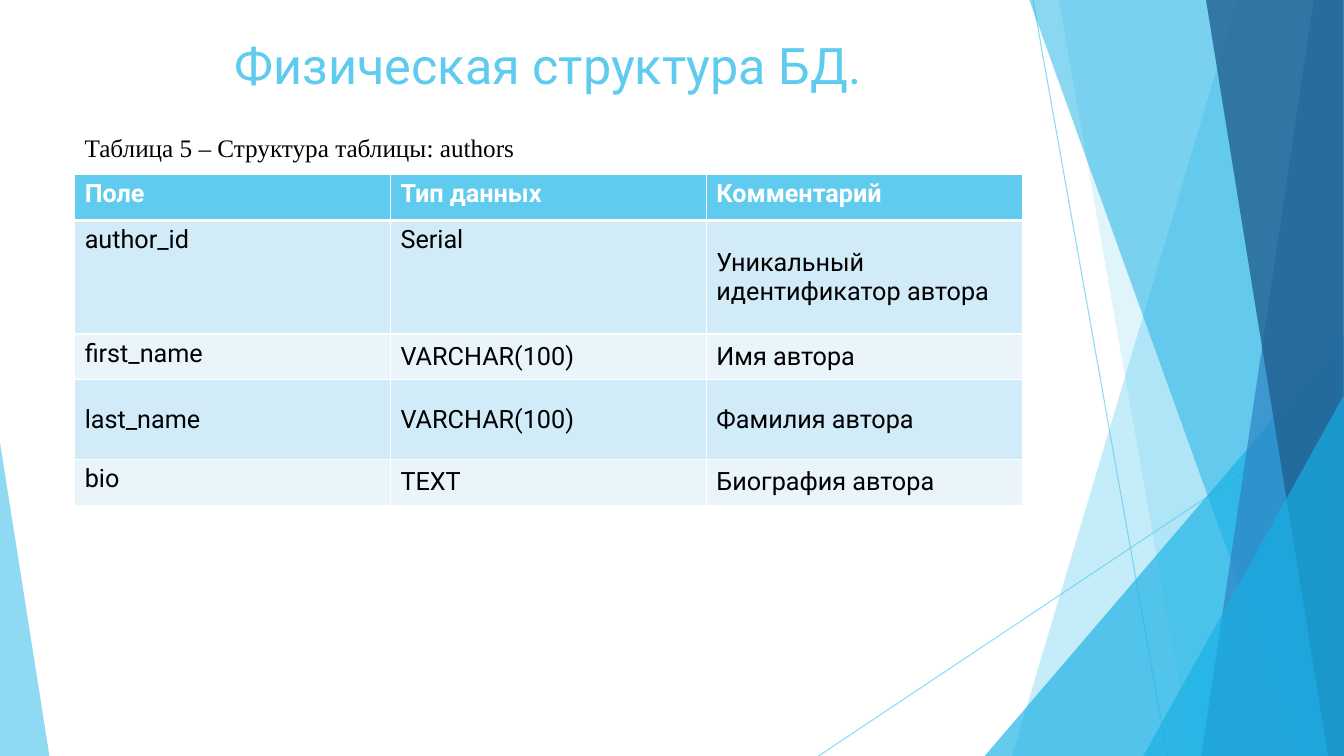
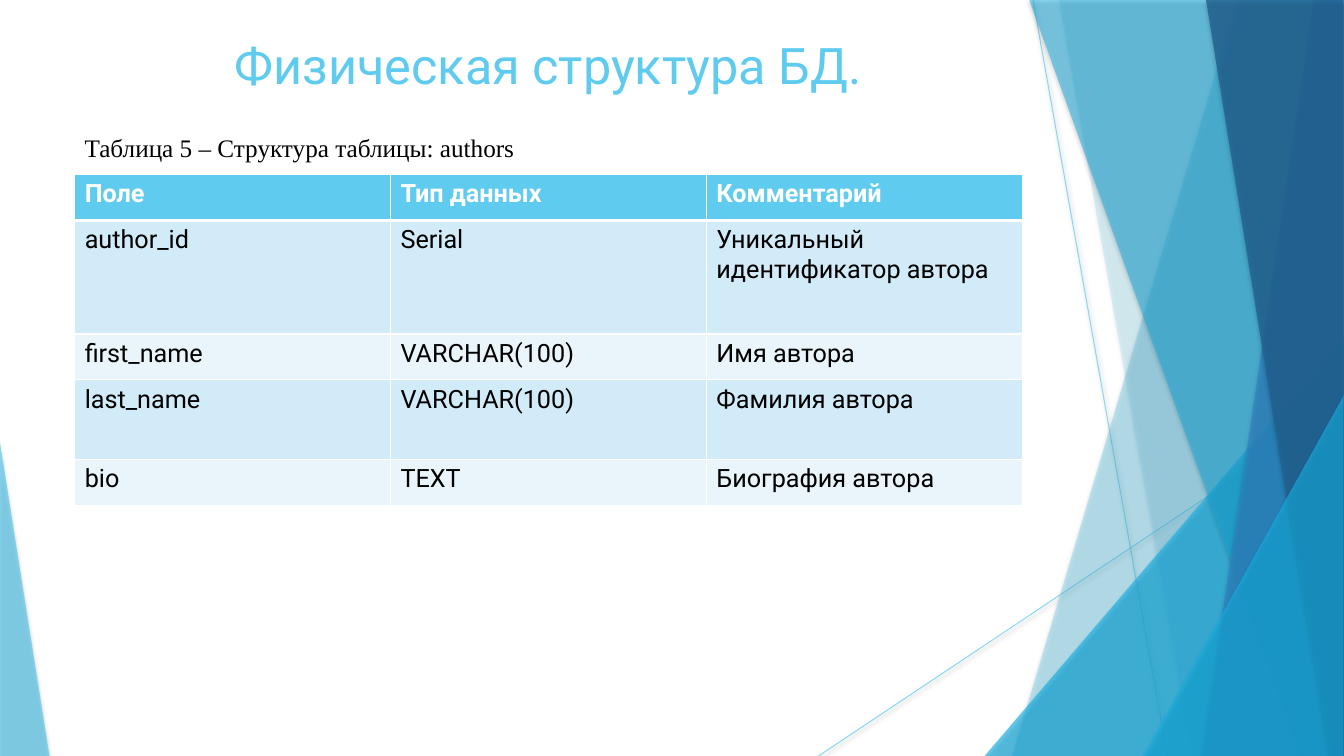
Before and after one commit to arina18ovch/marketing_service, a slide deck: slide 9 of Курсовая работа.pptx. Drawn at 1344x756 pixels with LibreOffice and Linux fonts; fonts in the diff are those of the drawing. Boxes give left, top, right and bottom in pixels: in the first picture for what was removed or moved away, otherwise in the second. Text is boxed around its words. In the diff, an @@ line names an element or a change of style, - is before the commit and + after.

```diff
--- a/Курсовая работа.pptx
+++ b/Курсовая работа.pptx
@@ line (1033, 0) - (1168, 756): stroke #5FCBEF 0.75 pt to #5FCBEF 0.74 pt @@
@@ freeform shape at (1059, 0, 1344, 756): shadow on; outline redrawn @@
@@ table at (75, 174, 1021, 505) @@
@@ fill #D2ECF9 to #D2EBF8 in 6 cells @@
@@ fill #EAF6FC to #EAF5FB in 6 cells @@
@@ borders changed @@
@@ line (1344, 406) - (819, 756): stroke #5FCBEF 0.75 pt to #5FCBEF 0.74 pt @@
@@ shadow on in 7 elements at (1012, 0, 1344, 756), (985, 336, 1344, 756), (1029, 0, 1344, 756), (1202, 0, 1344, 756), (1206, 0, 1344, 756), (1143, 396, 1344, 756), (0, 443, 49, 756) @@
```
Also in this commit, not shown: 16 other slides changed, 1 slide added.
